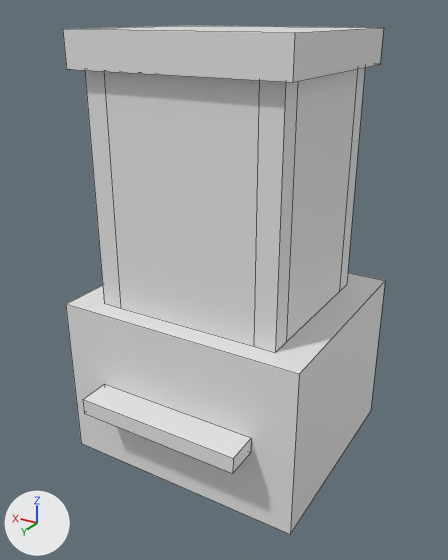
The OBJ model src/main/resources/assets/vandorlabs/models/block/universal_constructor/synthesis_tower/complete.obj, before and after one commit.
The view is the same before and after, from a camera (50 mm lens) standing at (-2.0, 4.33, 5.14) and looking at (1.45, -1.41, 2.27). The lights are fixed; the arrows at lower left show +X, +Y and +Z. The picture after the commit comes second. Mesh edges are drawn as thin lines. Materials are left out; every surface is plain grey. Where no turn or scale is listed for an object, it has been applied to the vertices.

In view in the first picture: 'synthesis_tower'.
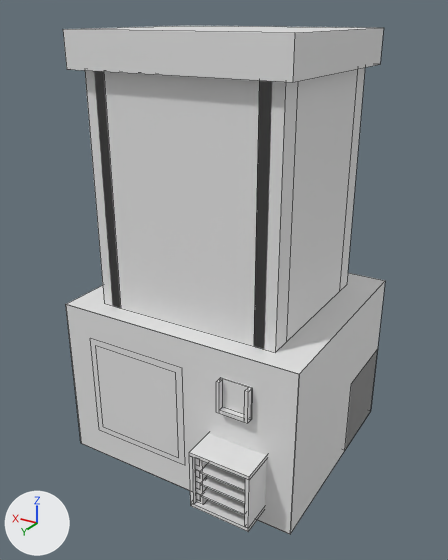
Boxes (x1, y1, x2, y2) around the edits, measured in the pictures (448 x 560 px; the box of a moved part takes in the faces that stretch with it):
part 1 of me_synthesis_tower, added
    after: (201, 488, 245, 516)
part 2 of me_synthesis_tower, added
    after: (200, 476, 245, 504)
part 3 of me_synthesis_tower, added
    after: (200, 464, 245, 492)
part 4 of me_synthesis_tower, added
    after: (189, 434, 267, 532)
part 5 of me_synthesis_tower, added
    after: (216, 378, 253, 423)
part 6 of me_synthesis_tower, moved or reshaped
    before: (83, 69, 357, 473)
    after: (66, 69, 377, 534)

The edits, one by one:
me_synthesis_tower is used by ob_synthesis_tower; location (0.0, 0.0, 0.0).
me_synthesis_tower had 80 vertices, 51 faces and spanned x 0.0..3.0, y -3.0..0.0, z 0.0..5.0.
me_synthesis_tower now has 209 vertices, 156 faces and spans x 0.0..3.0, y -3.0..0.0, z 0.0..5.0.
me_synthesis_tower part 1: a new loose piece, a box spanning x 0.355..0.895, y -0.675..0.0, z 0.391..0.414.
me_synthesis_tower part 2: a new loose piece, a box spanning x 0.355..0.895, y -0.675..0.0, z 0.549..0.571.
me_synthesis_tower part 3: a new loose piece, a box spanning x 0.355..0.895, y -0.675..0.0, z 0.706..0.729.
me_synthesis_tower part 4: a new loose piece of 34 vertices spanning x 0.31..1.03, y -0.72..0.0, z 0.2..0.92.
me_synthesis_tower part 5: a new loose piece of 24 vertices spanning x 0.49..0.87, y -0.37..-0.28, z 1.31..1.69.
Part 6, on me_synthesis_tower:
8 vertices are removed from x 0.5..2.5, y -0.37..0.0, z 0.88..1.06.
7 faces are deleted.
18 vertices are added at x 0.0..3.0, y -3.0..-0.36, z 0.0..2.0.
5 new vertices lie (1.0, 0.0, 0.0) away from vertices in x 0.0..2.0, y -3.0..-2.0, z 0.0..1.0.
10 new faces join them.
Other edits to the shape of me_synthesis_tower do not show in these pictures.
